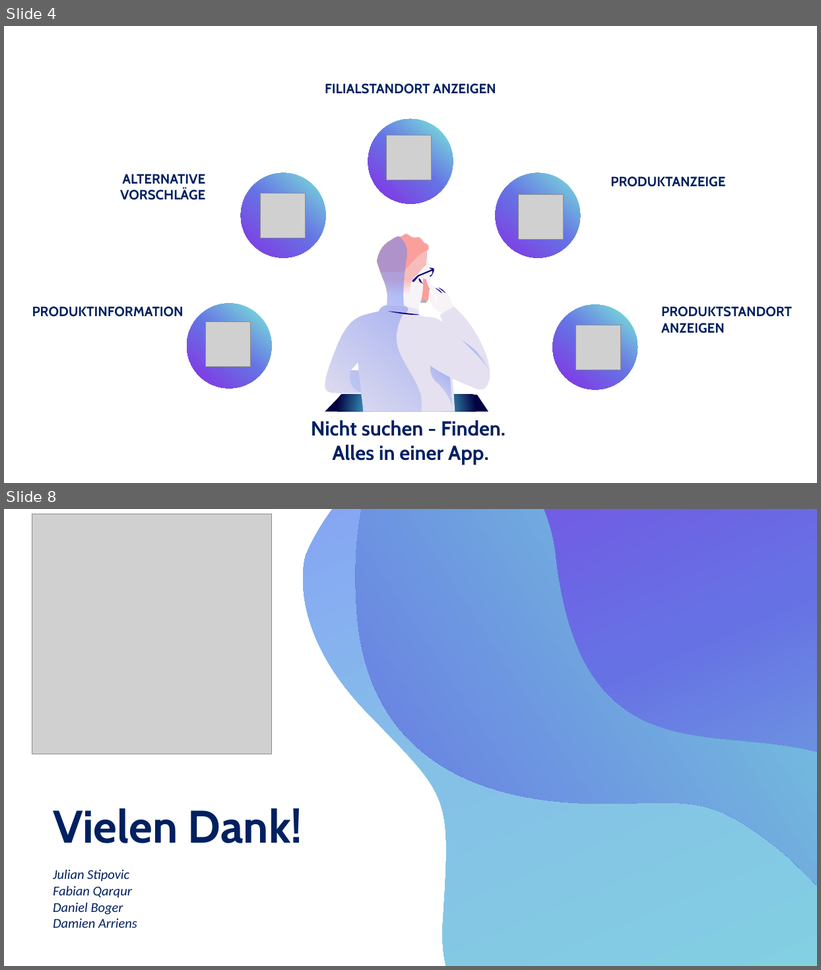
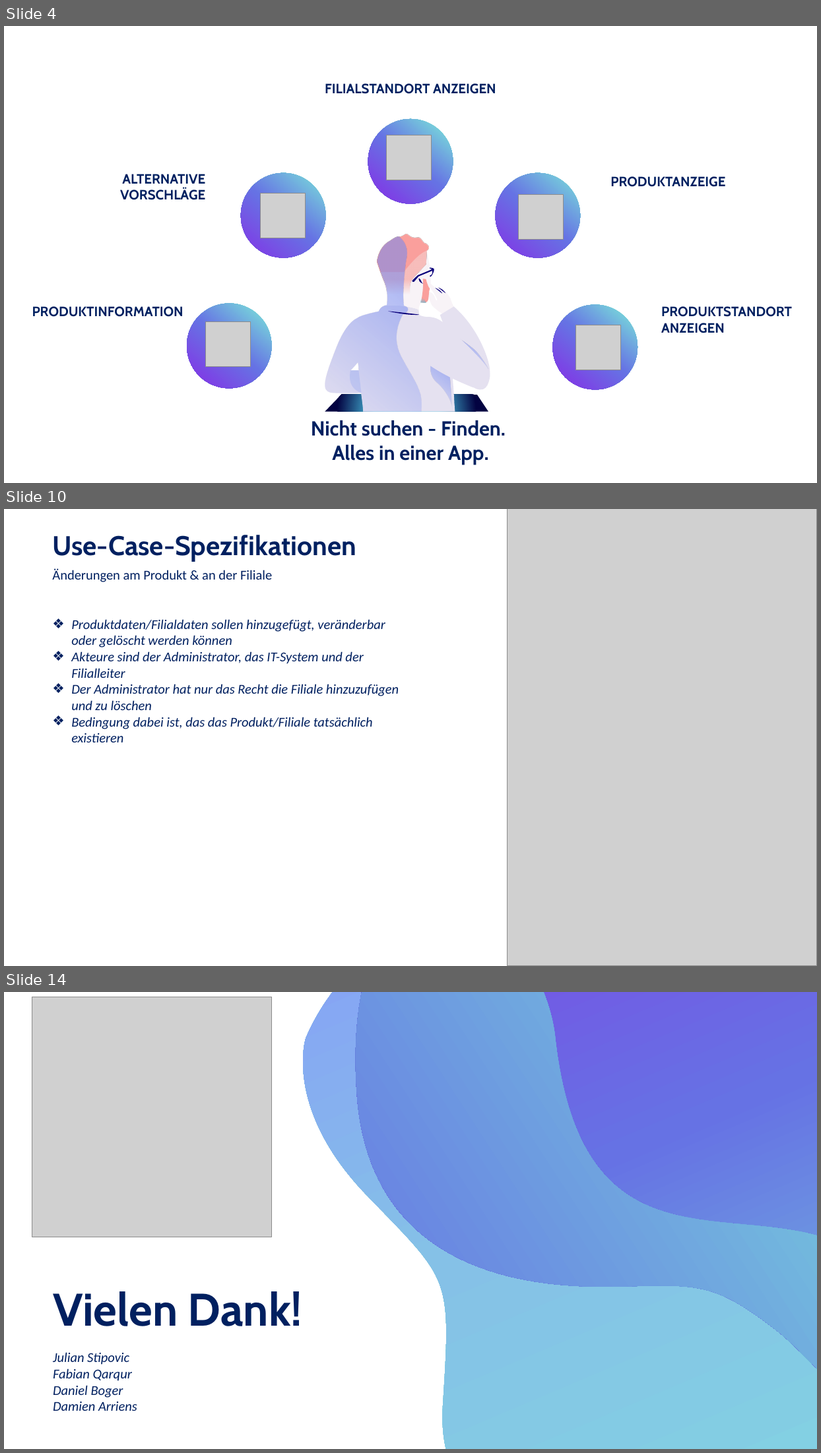
Before and after one commit to DaM1eN02/product-navigator-back-end, a slide deck: Fallstudie/Zwischenpräsentation.pptx. Shown one above the other, each under a label of ours: slides 4 and 8 before the commit, slides 4, 10 and 14 after it; the slides between them are not shown. The pictures are 821x970 and 821x1453 pixels, drawn with LibreOffice and Linux fonts; fonts in the diff are those of the drawing; grey boxes stand for pictures. Boxes give left, top, right and bottom in pixels: in the first picture for what was removed or moved away, otherwise in the second. Text is boxed around its words. In the diff, an @@ line names an element or a change of style, - is before the commit and + after.

```diff
--- a/Fallstudie/Zwischenpräsentation.pptx
+++ b/Fallstudie/Zwischenpräsentation.pptx
@@ slide 10 added at <box>4,509,817,966</box>, background #FFFFFF @@
@@ picture added at <box>507,509,817,966</box> @@
@@ text added at <box>52,535,356,562</box>, 32 pt, text #002060, bold @@
+Use-Case-Spezifikationen
@@ text added at <box>52,568,272,582</box>, 16 pt, text #002060 @@
+Änderungen am Produkt & an der Filiale
@@ text added at <box>71,619,399,743</box>, 16 pt, text #002060, italic @@
+❖ Produktdaten/Filialdaten sollen hinzugefügt, veränderbar oder gelöscht werden können
+❖ Akteure sind der Administrator, das IT-System und der Filialleiter
+❖ Der Administrator hat nur das Recht die Filiale hinzuzufügen und zu löschen
+❖ Bedingung dabei ist, das das Produkt/Filiale tatsächlich existieren
@@ what was slide 8 is now slide 14 @@
```
Also in this commit, not shown: 4 slides changed, 5 other slides added.
